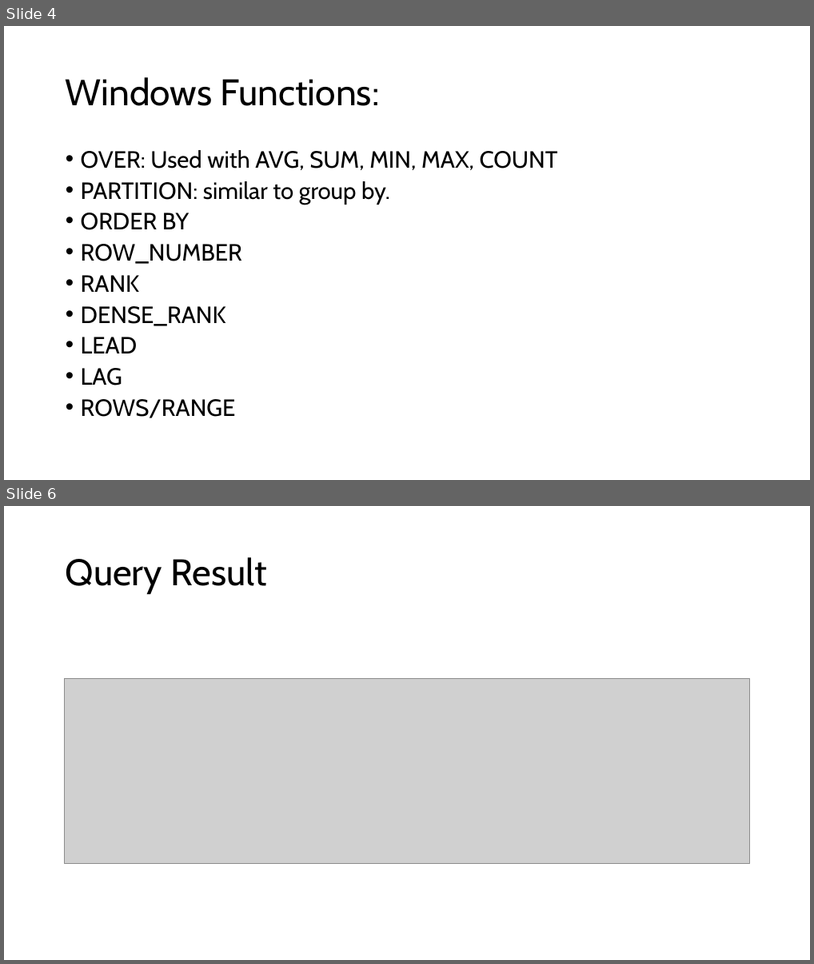
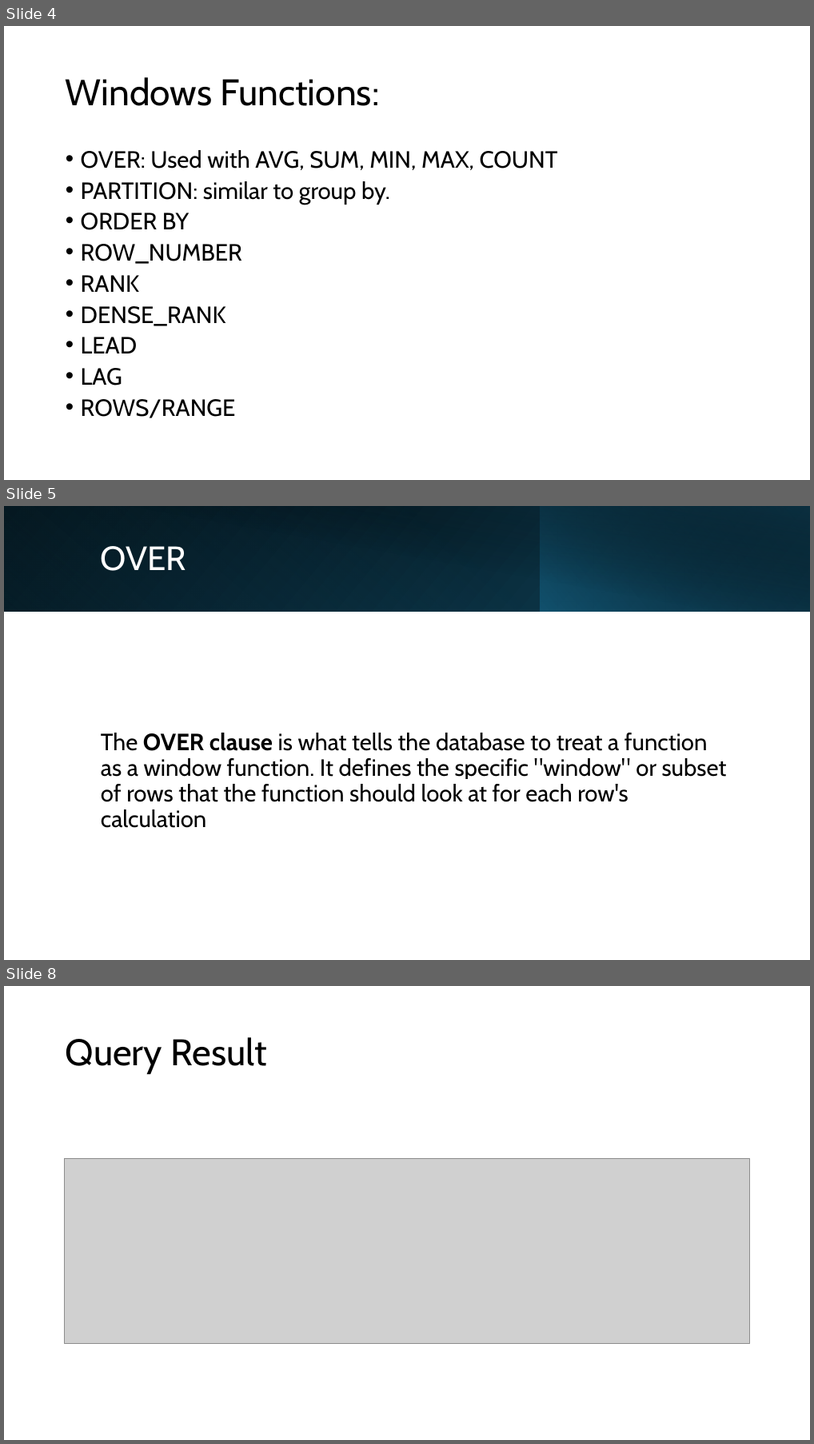
Before and after one commit to appjedi/youtube, a slide deck: SQL/Intro To SQL Day 10 Windows Functions.pptx. Shown one above the other, each under a label of ours: slides 4 and 6 before the commit, slides 4, 5 and 8 after it; the slides between them are not shown. The pictures are 814x964 and 814x1444 pixels, drawn with LibreOffice and Linux fonts; fonts in the diff are those of the drawing; grey boxes stand for pictures. Boxes give left, top, right and bottom in pixels: in the first picture for what was removed or moved away, otherwise in the second. Text is boxed around its words. In the diff, an @@ line names an element or a change of style, - is before the commit and + after.

```diff
--- a/SQL/Intro To SQL Day 10 Windows Functions.pptx
+++ b/SQL/Intro To SQL Day 10 Windows Functions.pptx
@@ slide 5 added at (x1=4, y1=506, x2=810, y2=960), background #FFFFFF @@
@@ rectangle added at (x1=4, y1=506, x2=810, y2=612), fill gradient #000000 to #104862 @@
@@ rectangle added at (x1=4, y1=506, x2=541, y2=612), fill gradient #156082 to #0B3041 @@
@@ rectangle added at (x1=34, y1=506, x2=810, y2=612), fill gradient #000000 to #0B3041 @@
@@ rectangle added at (x1=541, y1=506, x2=810, y2=612), fill gradient #156082 to #000000 @@
@@ title added at (x1=101, y1=546, x2=186, y2=571), 40 pt, text #FFFFFF @@
+OVER
@@ text added at (x1=101, y1=732, x2=727, y2=828), 28 pt, text #000000 @@
+The OVER clause is what tells the database to treat a function as a window function. It defines the specific "window" or subset of rows that the function should look at for each row's calculation
@@ what was slide 6 is now slide 8 @@
```
Also in this commit, not shown: 10 slides changed, 11 other slides added, 1 slide removed, 1 other file.
